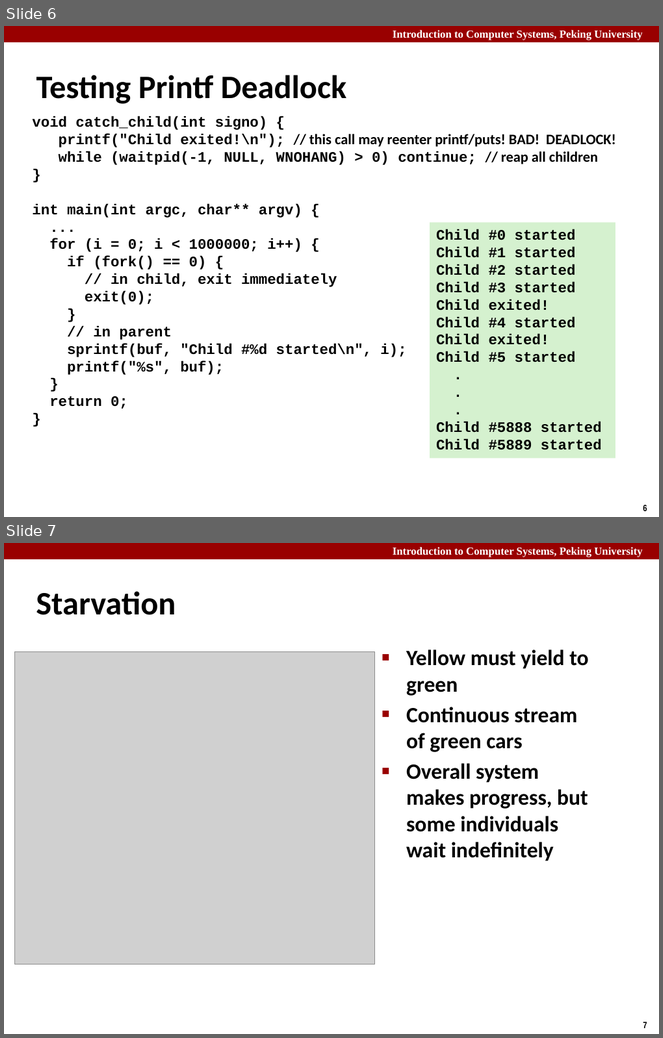
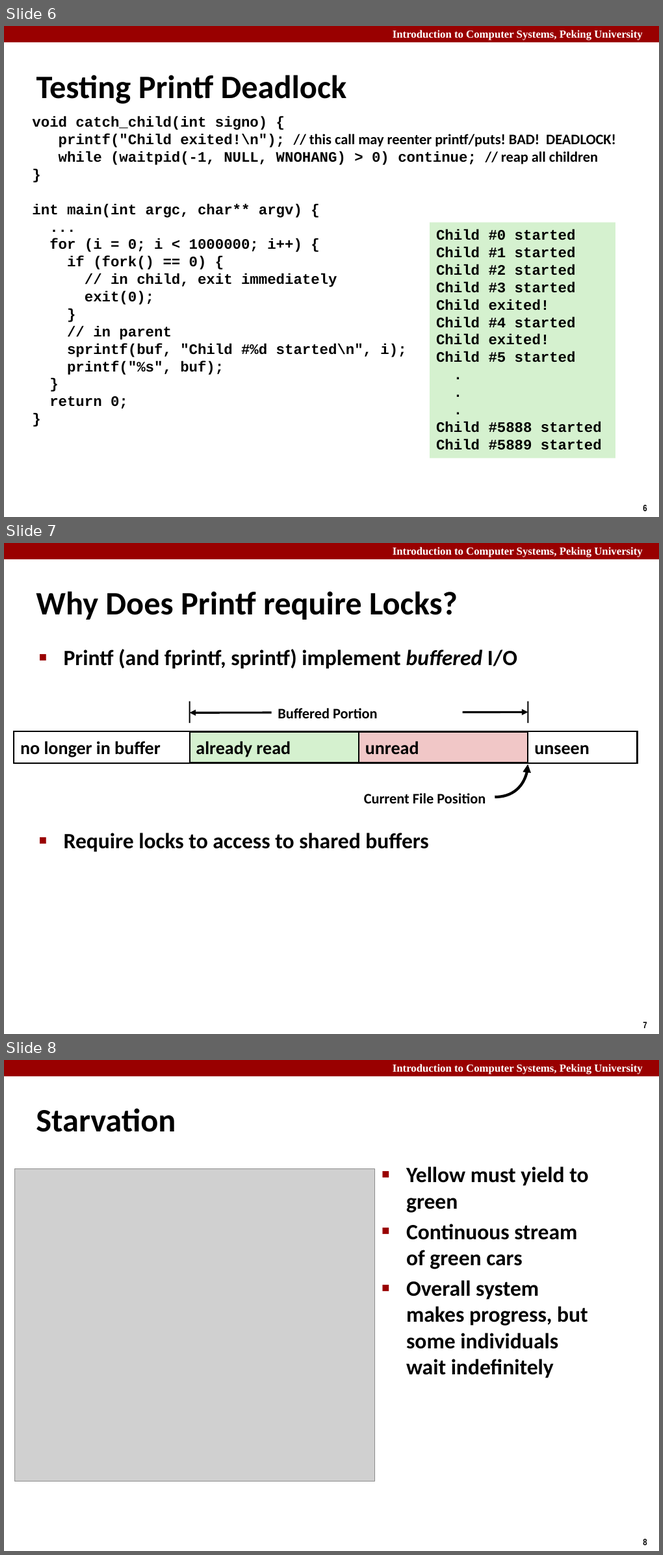
Before and after one commit to caodg/ics, a slide deck: slides/B12-CONC.pptx. Shown one above the other, each under a label of ours: slides 6 and 7 before the commit, slides 6, 7 and 8 after it. The pictures are 663x1038 and 663x1555 pixels, drawn with LibreOffice and Linux fonts; fonts in the diff are those of the drawing; grey boxes stand for pictures. Boxes give left, top, right and bottom in pixels: in the first picture for what was removed or moved away, otherwise in the second. Text is boxed around its words. In the diff, an @@ line names an element or a change of style, - is before the commit and + after.

```diff
--- a/slides/B12-CONC.pptx
+++ b/slides/B12-CONC.pptx
@@ slide 7 added at <box>4,543,659,1034</box>, background #FFFFFF; not listed: 3 template elements that a slide beside it also shows @@
@@ title added at <box>36,591,458,620</box>, 36 pt, text #000000, bold @@
+Why Does Printf require Locks?
@@ text added at <box>64,649,518,852</box>, 24 pt, text #000000, bold @@
+■ Printf (and fprintf, sprintf) implement buffered I/O
+■ Require locks to access to shared buffers
@@ line added from (189, 723) to (189, 702), #000000 1.5 pt @@
@@ double arrow added from (189, 713) to (528, 712), #000000 2.25 pt @@
@@ text added at <box>278,708,378,719</box>, 16 pt, text #000000, bold @@
+Buffered Portion
@@ line added from (528, 723) to (528, 702), #000000 1.5 pt @@
@@ rectangle added at <box>14,731,189,763</box>, fill #FFFFFF, outline #000000 1.5 pt, 20 pt, text #000000, bold @@
+no longer in buffer
@@ rectangle added at <box>48,731,638,763</box>, outline #000000 2.25 pt @@
@@ rectangle added at <box>189,731,358,763</box>, fill #D5F1CF, outline #000000 1.5 pt, 20 pt, text #000000, bold @@
+already read
@@ rectangle added at <box>359,731,528,763</box>, fill #F1C7C7, outline #000000 1.5 pt, 20 pt, text #000000, bold @@
+unread
@@ rectangle added at <box>528,731,638,763</box>, fill #FFFFFF, outline #000000 1.5 pt, 20 pt, text #000000, bold @@
+unseen
@@ freeform shape added at <box>495,765,528,797</box>, outline #000000 3 pt @@
@@ text added at <box>364,793,486,804</box>, 16 pt, text #000000, bold @@
+Current File Position
@@ what was slide 7 is now slide 8 @@
@@ page number at <box>643,1538,647,1548</box>: text changed @@
-7
+8
```
Also in this commit, not shown: 1 other slide added, 3 other files.
